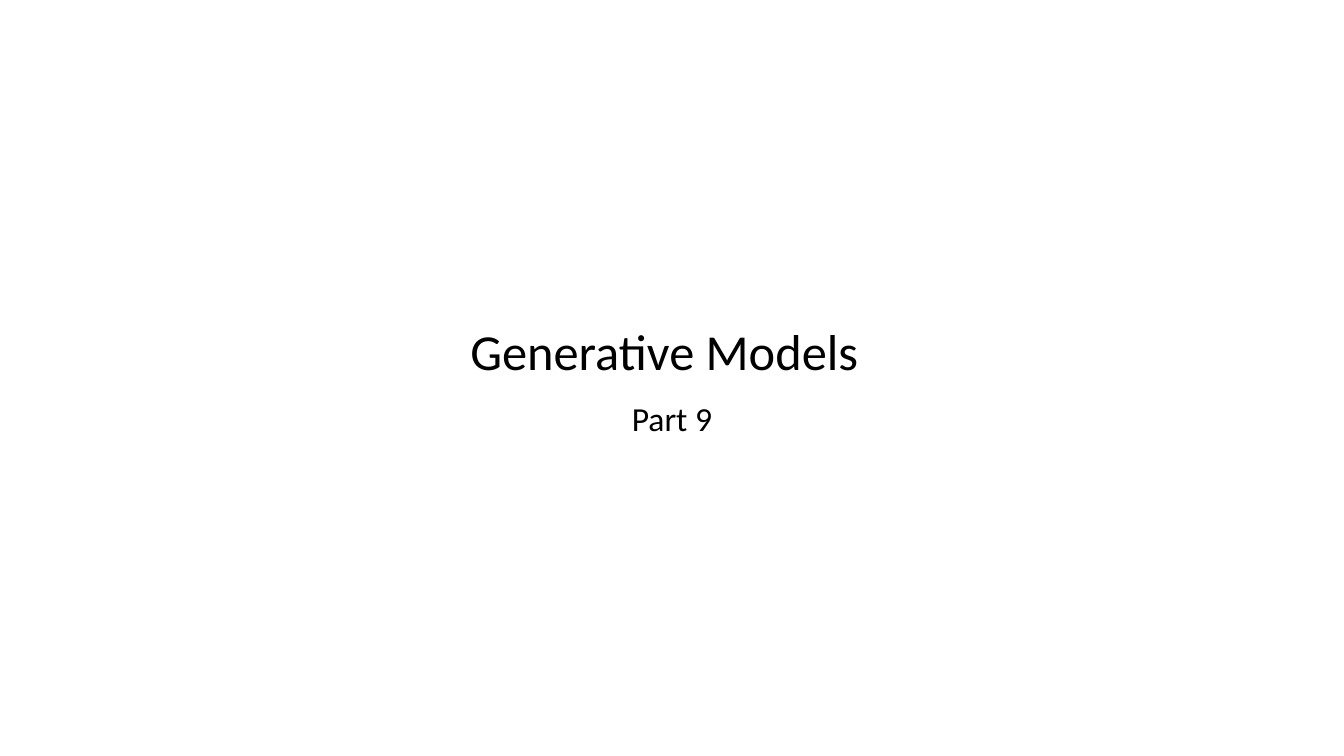
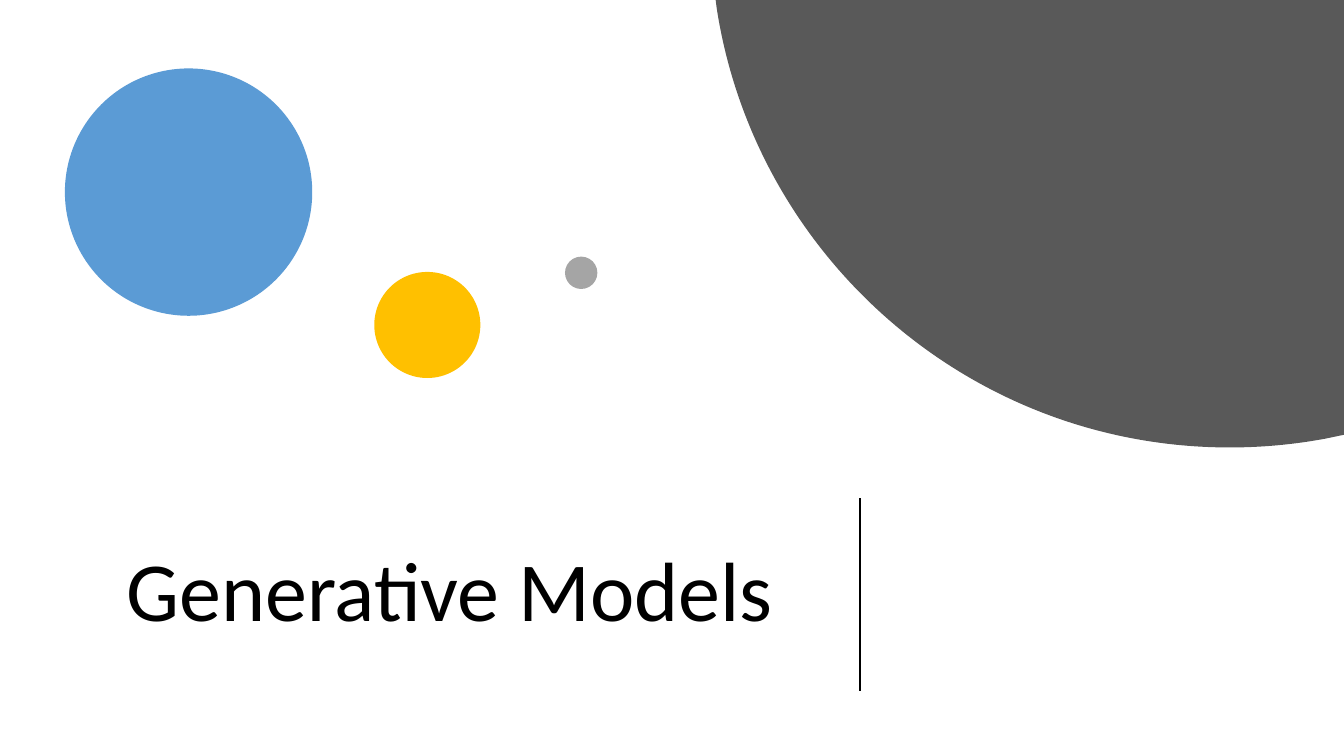
Before and after one commit to gmarchet/dnnworkshop5, a slide deck: slide 1 of presentations/6.GANs.pptx. Drawn at 1344x756 pixels with LibreOffice and Linux fonts; fonts in the diff are those of the drawing. Boxes give left, top, right and bottom in pixels: in the first picture for what was removed or moved away, otherwise in the second. Text is boxed around its words. In the diff, an @@ line names an element or a change of style, - is before the commit and + after.

```diff
--- a/presentations/6.GANs.pptx
+++ b/presentations/6.GANs.pptx
@@ freeform shape added at box(716, 0, 1344, 448), fill #595959 @@
@@ ellipse added at box(65, 69, 312, 316), fill #5B9BD5 @@
@@ ellipse added at box(566, 257, 598, 289), fill #A5A5A5 @@
@@ ellipse added at box(374, 272, 480, 378), fill #FFC000 @@
@@ subtitle removed at box(632, 409, 712, 432) @@
-Part 9
@@ title "Generative Models": place and size @@
-title "Generative Models" at box(470, 335, 858, 371)
+title "Generative Models" at box(126, 562, 773, 622)
@@ title "Generative Models" at box(126, 562, 773, 622): size 36 to 60 pt; alignment centre to right; vertical alignment bottom to middle @@
@@ line added from (860, 499) to (860, 691), #000000 1.5 pt @@
```
Also in this commit, not shown: 11 other slides changed, 2 other files.
